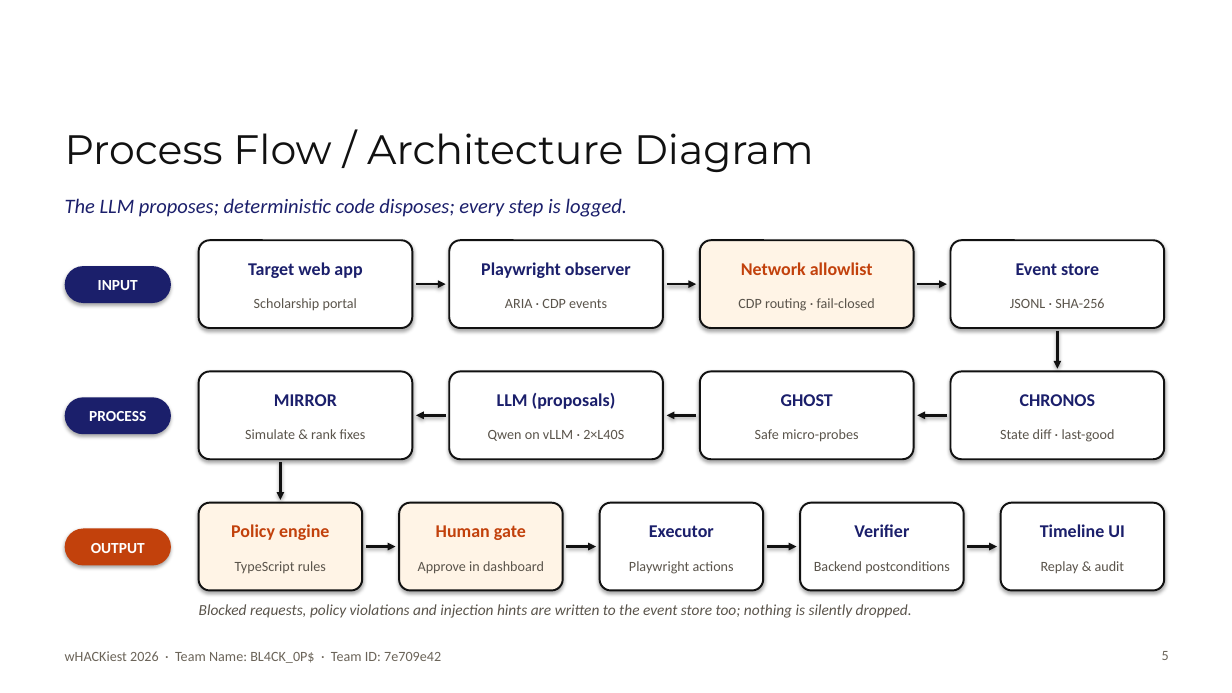
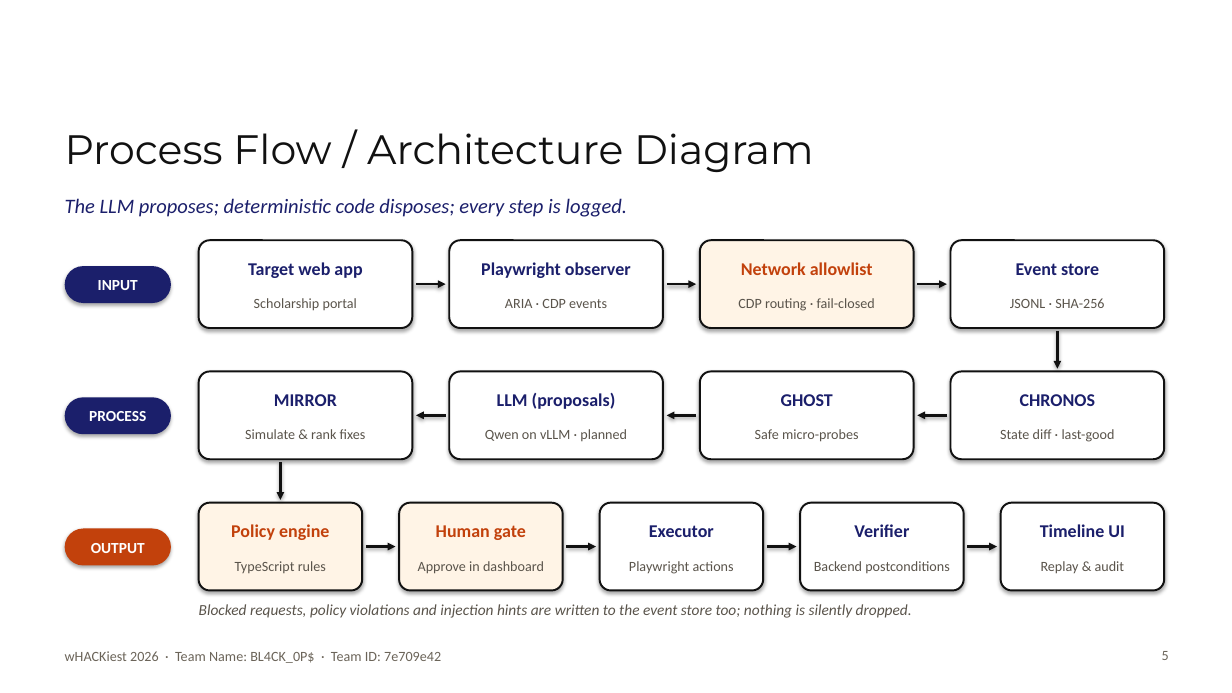
Before and after one commit to BL4CK-0PS/PARALLAX, a slide deck: slide 5 of BL4CK_0P_Track2.pptx. Drawn at 1232x693 pixels with LibreOffice and Linux fonts; fonts in the diff are those of the drawing; background and template pictures are left out. Boxes give left, top, right and bottom in pixels: in the first picture for what was removed or moved away, otherwise in the second. Text is boxed around its words. In the diff, an @@ line names an element or a change of style, - is before the commit and + after.

```diff
--- a/BL4CK_0P_Track2.pptx
+++ b/BL4CK_0P_Track2.pptx
@@ text at bbox=[485, 429, 627, 441]: text changed @@
-Qwen on vLLM · 2×L40S
+Qwen on vLLM · planned
```
Also in this commit, not shown: 3 other slides changed, 1 other file.
